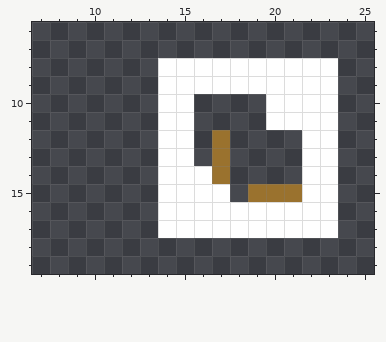
Pixel-art file -- assets/maps/map.ase. Above, as it was before the edit.
32x32 pixels, 1 frame. Shown: x 7..25, y 6..19.
After:
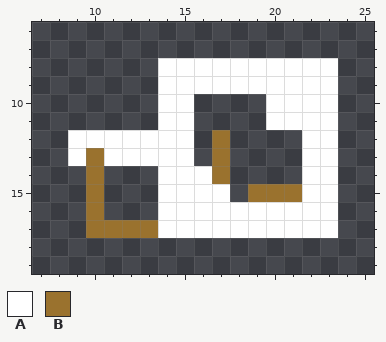
Palette (. is transparent): A #ffffff  B #9a722e
Difference:
Layers "stuff", "ground":
y 12: x 9..13 ..... -> AAAAA
y 13: x 9..13 ..... -> ABAAA
y 14..16: x 10 . -> B
y 17: x 10..13 .... -> BBBB
